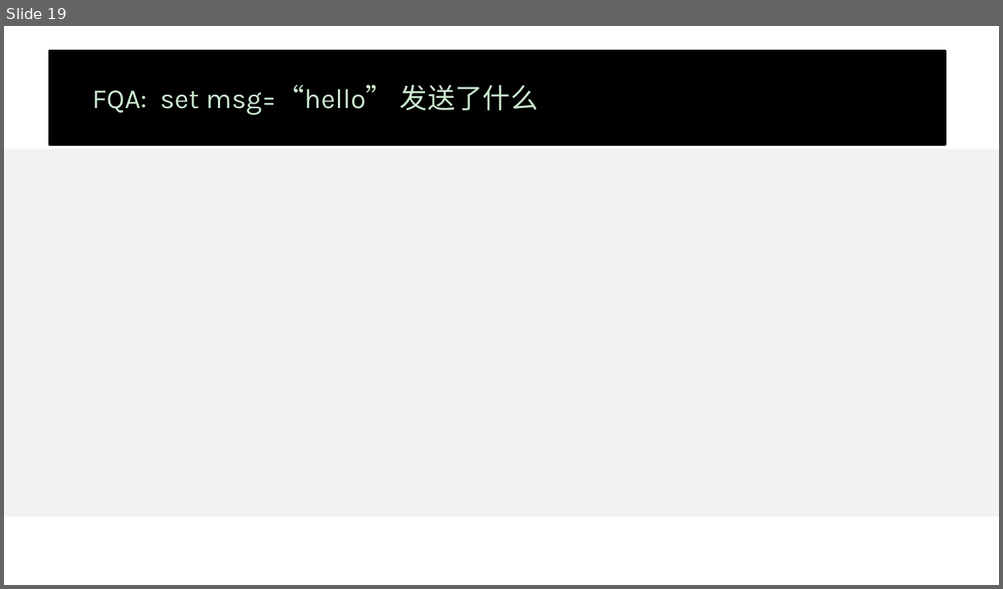
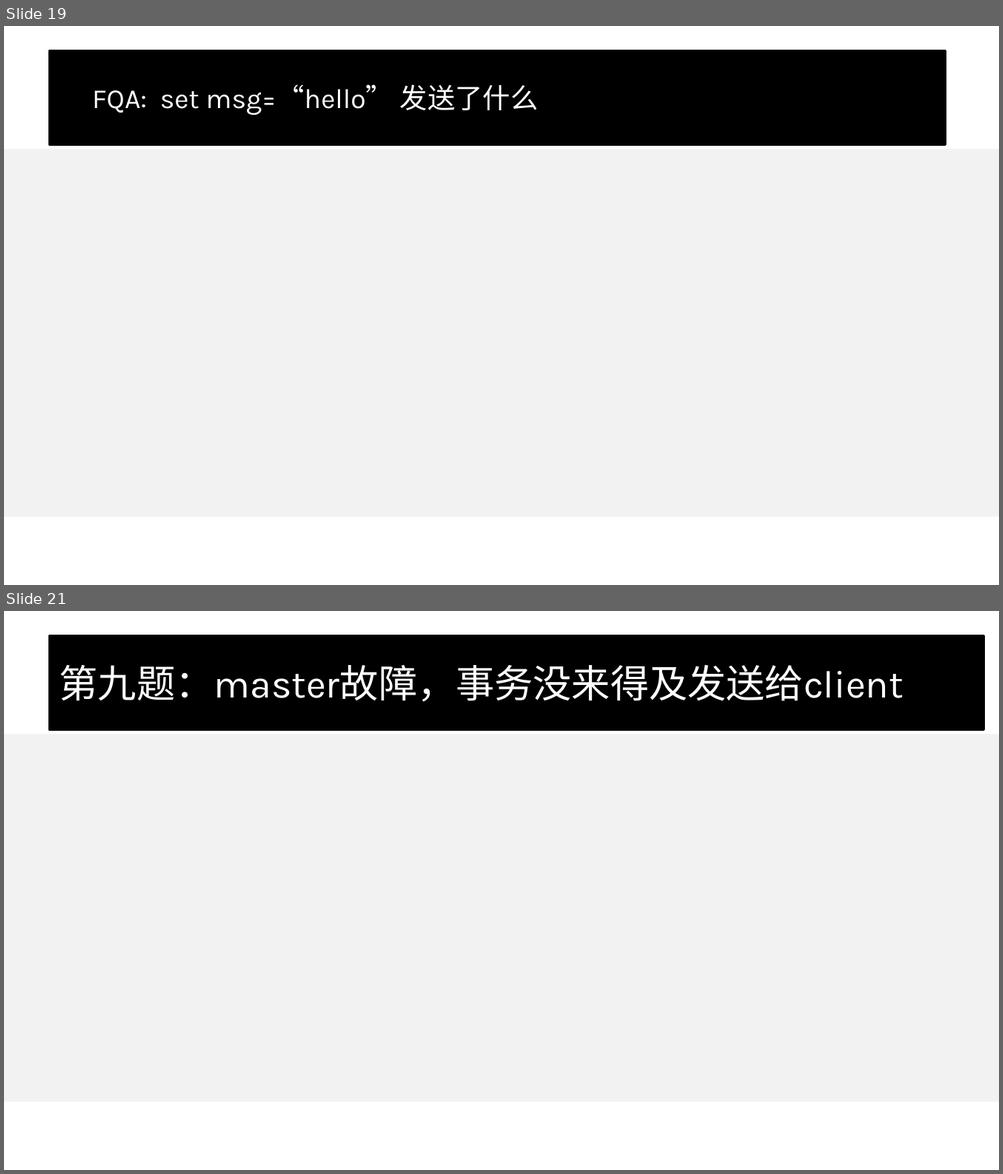
Before and after one commit to wangcy6/weekly, a slide deck: ppt/2020/服务器设计_组件篇.pptx. Shown one above the other, each under a label of ours: slide 19 before the commit, slides 19 and 21 after it; the slides between them are not shown. The pictures are 1003x589 and 1003x1174 pixels, drawn with LibreOffice and Linux fonts; fonts in the diff are those of the drawing; background and template pictures are left out. Boxes give left, top, right and bottom in pixels: in the first picture for what was removed or moved away, otherwise in the second. Text is boxed around its words. In the diff, an @@ line names an element or a change of style, - is before the commit and + after.

```diff
--- a/ppt/2020/服务器设计_组件篇.pptx
+++ b/ppt/2020/服务器设计_组件篇.pptx
@@ slide 21 added at (x1=4, y1=611, x2=999, y2=1170), background #FFFFFF; not listed: 1 template element that a slide beside it also shows @@
@@ title added at (x1=50, y1=636, x2=984, y2=729), fill #000000, outline #000000 2 pt, 28 pt, text #FFFFFF @@
+第九题：master故障，事务没来得及发送给client
@@ slide 19 changed as well @@
@@ background #CCE8CF to #FFFFFF @@
@@ title "FQA: set msg=“hello” 发送了什么" at (x1=50, y1=51, x2=945, y2=144): text colour #CCE8CF to #FFFFFF @@
```
Also in this commit, not shown: 19 other slides changed, 2 other slides added, 2 slides removed, 7 other files.
